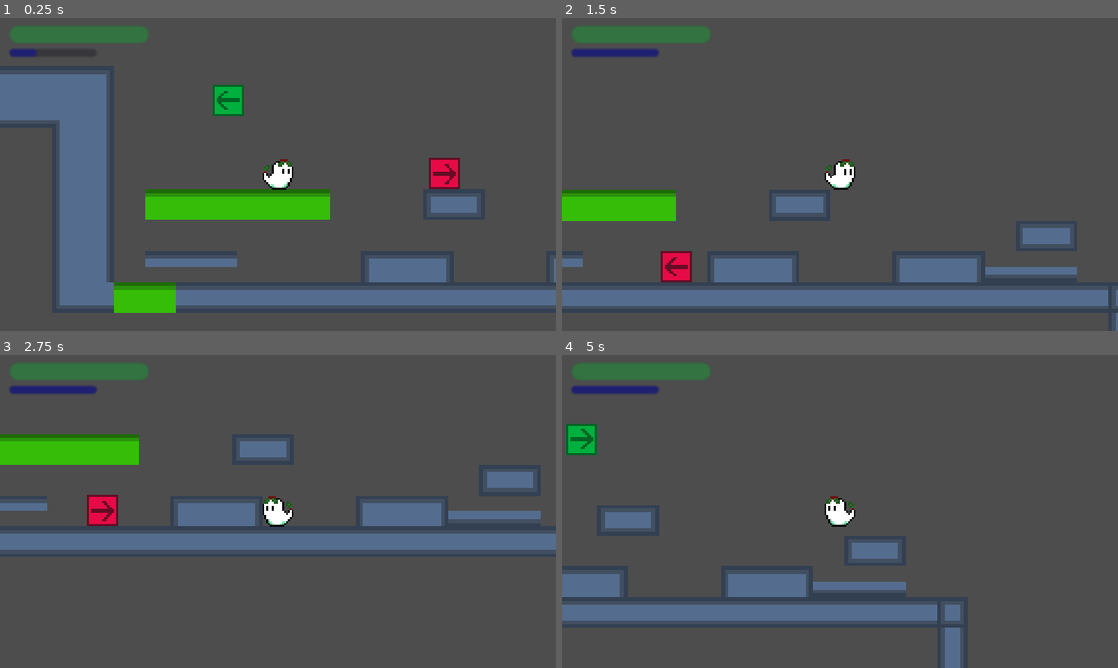
Above: before the commit, frames 1-4 (two rows, left to right).
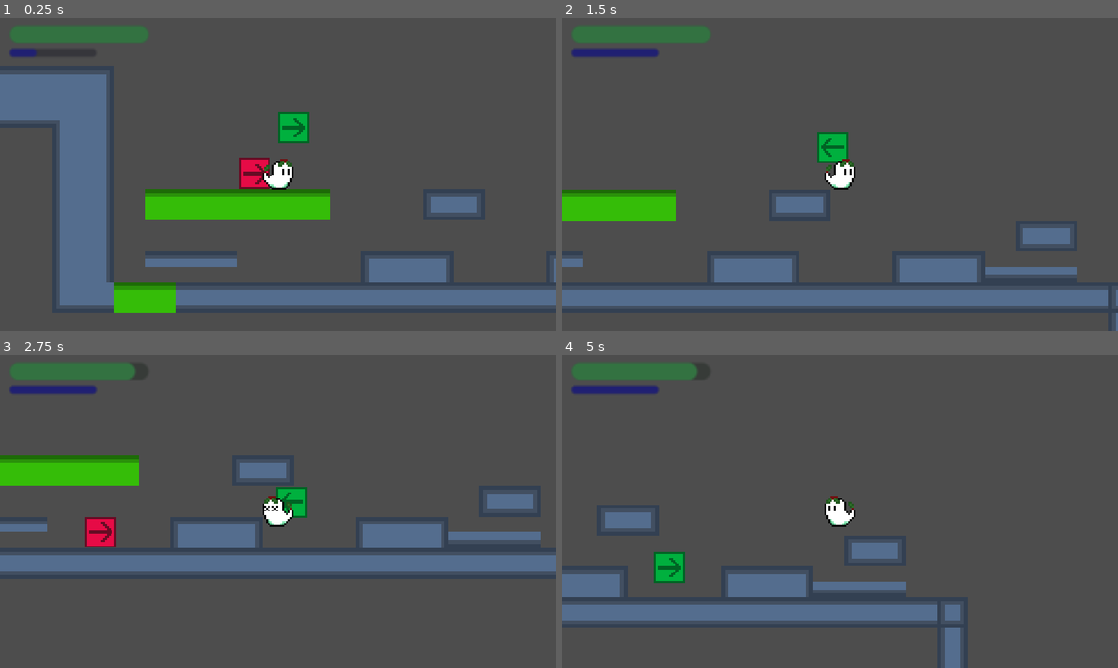
Above: after the commit, the same moments.

Repository: boiledEgg11/mis-tulto-game-project
Game: Godot game, scene res://node_2d.tscn
Same seed, same stepped clock (60 frames per second), same inputs: the game is played once before the commit and once after it.
Inputs (mouse positions are in pixels of both pictures, inside the frame that each line leads up to):
- Up to frame 1 (0.25 s): no input
- Up to frame 2 (1.5 s): tap Enter (ability) at 0.5 s; move the mouse to (962, 158) at 0.52 s; hold Right (right) from 0.53 s (still down); tap I (i) at 0.6 s; click (962, 158) at 0.67 s; tap Up (up) at 0.77 s; tap J (j) at 0.8, 1.35 s; move the mouse to (728, 190) at 1.27 s
- Up to frame 3 (2.75 s): tap Up (up) at 1.52 s; tap L (l) at 1.55, 2.1 s; move the mouse to (333, 442) at 2.02 s; release Right (right) at 2.03 s; hold Left (left) from 2.03 s (still down); tap I (i) at 2.3 s
- Up to frame 4 (5 s): move the mouse to (812, 574) at 2.77 s; release Left (left) at 2.78 s; hold Right (right) 2.78-4.28 s; tap Enter (ability) at 2.85 s; click (812, 574) at 2.92 s; tap Up (up) at 3.02, 3.77, 4.52 s; tap J (j) at 3.05, 4.35 s; move the mouse to (1006, 558) at 3.52 s; tap I (i) at 3.6, 4.55 s; tap L (l) at 3.8 s; move the mouse to (673, 464) at 4.27 s; hold Left (left) from 4.28 s (still down)

The runs differ from the first frame. In frame 1, 2.2% of the frame differs, in the area x 38-83%, y 21-55%; in frame 2, 1.1%; in frame 3, 22%, in the area x 0-100%, y 2-72%; in frame 4, 1.2%.

Commit message:
Fixed multiple possess again, from the bug which possessing multiple makes one dissapear; now experiencing bug that possessing is impossible

Diff:
--- a/codes/rigid_body_2d.gd
+++ b/codes/rigid_body_2d.gd
@@ -1,10 +1,10 @@
 extends CharacterBody2D
-var SPEED = 50
 var direction = -1
 var health = 1
-var possess_health = 1
+var possess_health = 0
 var SLIDE
 var INVINCIBLE = false
+var STATUS = {"speed": 60, "jump": -250, "slide": 60, "damage_multiplier": -0.8, "hitbox_y": 15.5, "hitbox_x": 15.5}
 func _ready() -> void:
 	$EnemyArea/CollisionShape2D.disabled = false
 func _physics_process(delta: float) -> void:
@@ -12,7 +12,7 @@
 		possess_health = health
 	move_and_slide()
 	if possess_health > 0:
-		velocity.x = direction * SPEED
+		velocity.x = direction * STATUS.speed
 		$EnemyArea/CollisionShape2D.disabled = false
 		$Sprite2D.visible = true
 		if not is_on_floor():
@@ -25,14 +25,6 @@
 			$Sprite2D.visible = false
 			if Autoloads.PLAYER_POSSESS_STOP:
 				_possess_stop()
-func _possess_stop() -> void:
-	Autoloads.PLAYER_POSSESS_STOP = false
-	possess_health = 1
-	velocity.y = -100
-	velocity.x = 0
-	health = 1
-	await get_tree().create_timer(1).timeout
-	INVINCIBLE = false
 func _on_left_collision_check_body_entered(body: Node2D) -> void:
 	direction = 1
 	$Sprite2D.flip_h = false
@@ -45,20 +37,29 @@
 			health -= 1
 		if area.name == "PossessArea":
 			possess_health -= 1
+func _possess_stop() -> void:
+	Autoloads.PLAYER_POSSESS_STOP = false
+	possess_health = 1
+	velocity.y = -100
+	velocity.x = 0
+	health = 1
+	await get_tree().create_timer(1).timeout
+	INVINCIBLE = false
 func _process(delta: float) -> void:
 		if $Sprite2D.visible == false and Autoloads.PLAYER_POSSESS_STOP:
-			possess_health = 1
 			INVINCIBLE = false
 			$Sprite2D.visible = true
 			$EnemyArea/CollisionShape2D.disabled = false
-		if Autoloads.PLAYER_POSSESS_STOP and possess_health < 1:
+		if $Sprite2D.visible == false:
+			print("invis")
+		if Autoloads.POSSESS_AMOUNT > 1:
 			_possess_stop()
 		if health == 0:
 			queue_free()
 		if possess_health == 0:
 			Autoloads.POSSESS_AMOUNT += 1
 			Autoloads.POSSESS_ABILITY = "None"
-			Autoloads.POSSESS_STATUS = {"speed": 50, "jump": -250, "slide": 60, "damage_multiplier": -0.8, "hitbox_y": 15.5, "hitbox_x": 15.5}
+			Autoloads.POSSESS_STATUS = STATUS
 			possess_health = -1
 			Autoloads.POSSESS_SPRITE = "res://assets/placeholder_enemy.png"
 			Autoloads.PLAYER_POSSESSING = true
--- a/codes/testenemy2.gd
+++ b/codes/testenemy2.gd
@@ -1,10 +1,10 @@
 extends CharacterBody2D
-var SPEED = 50
 var direction = -1
-var health = 2
-var possess_health = 2
+var health = 1
+var possess_health = 0
 var SLIDE
 var INVINCIBLE = false
+var STATUS = {"speed": 80, "jump": -300, "slide": 60, "damage_multiplier": -0.8, "hitbox_y": 15.5, "hitbox_x": 15.5}
 func _ready() -> void:
 	$EnemyArea/CollisionShape2D.disabled = false
 func _physics_process(delta: float) -> void:
@@ -15,8 +15,8 @@
 		if not abs(velocity.x) == 50:
 			direction *= -1
 		if is_on_floor():
-			velocity.x = direction * SPEED
-			velocity.y = -400
+			velocity.x = direction * STATUS.speed
+			velocity.y = STATUS.jump
 		$EnemyArea/CollisionShape2D.disabled = false
 		$Sprite2D.visible = true
 		if not is_on_floor():
@@ -31,6 +31,16 @@
 			position.y = Autoloads.PLAYER_POSITION_Y
 			$EnemyArea/CollisionShape2D.disabled = true
 			$Sprite2D.visible = false
+func _on_left_collision_check_body_entered(body: Node2D) -> void:
+	direction = 1
+func _on_right_collision_check_body_entered(body: Node2D) -> void:
+	direction = -1
+func _on_enemy_area_area_entered(area) -> void:
+	if not INVINCIBLE:
+		if area.name == "AttackCollision":
+			health -= 1
+		if area.name == "PossessArea":
+			possess_health -= 1
 func _possess_stop() -> void:
 	Autoloads.PLAYER_POSSESS_STOP = false
 	possess_health = 1
@@ -39,29 +49,28 @@
 	health = 1
 	await get_tree().create_timer(1).timeout
 	INVINCIBLE = false
-func _on_left_collision_check_body_entered(body: Node2D) -> void:
-	direction = 1
-	$Sprite2D.flip_h = false
-func _on_right_collision_check_body_entered(body: Node2D) -> void:
-	direction = -1
-	$Sprite2D.flip_h = true
-func _on_enemy_area_area_entered(area) -> void:
-	if not INVINCIBLE:
-		if area.name == "AttackCollision":
-			health -= 1
-		if area.name == "PossessArea":
-			possess_health -= 1
 func _process(delta: float) -> void:
-		if Autoloads.PLAYER_POSSESS_STOP and possess_health < 1:
-			_possess_stop()
-		if health == 0:
-			queue_free()
-		if possess_health == 0:
-			Autoloads.POSSESS_ABILITY = "Jump"
-			Autoloads.POSSESS_AMOUNT += 1
-			Autoloads.POSSESS_STATUS = {"speed": 75, "jump": -400, "slide": 60, "damage_multiplier": -0.8, "hitbox_y": 16, "hitbox_x": 16}
-			possess_health = -1
-			Autoloads.POSSESS_SPRITE = "res://assets/placeholder_enemy_bouncy.png"
-			Autoloads.PLAYER_POSSESSING = true
-			velocity.x = 0
-			velocity.y = 0
+	if possess_health < 1 and not Autoloads.PLAYER_POSSESSING:
+		possess_health = 1
+		INVINCIBLE = false
+		$Sprite2D.visible = true
+		$EnemyArea/CollisionShape2D.disabled = false
+	if $Sprite2D.visible == false:
+		print("invis")
+	if Autoloads.POSSESS_AMOUNT > 1:
+		_possess_stop()
+	if health == 0:
+		queue_free()
+	if Autoloads.POSSESS_AMOUNT > 1:
+		_possess_stop()
+	if health == 0:
+		queue_free()
+	if possess_health == 0:
+		Autoloads.POSSESS_ABILITY = "Jump"
+		Autoloads.POSSESS_AMOUNT += 1
+		Autoloads.POSSESS_STATUS = STATUS
+		possess_health = -1
+		Autoloads.POSSESS_SPRITE = "res://assets/placeholder_enemy_bouncy.png"
+		Autoloads.PLAYER_POSSESSING = true
+		velocity.x = 0
+		velocity.y = 0
